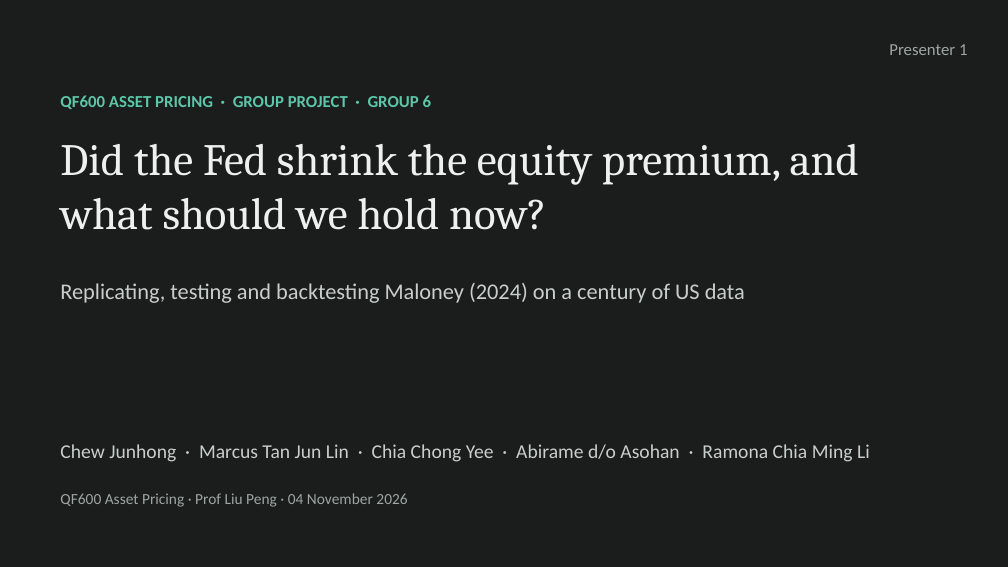
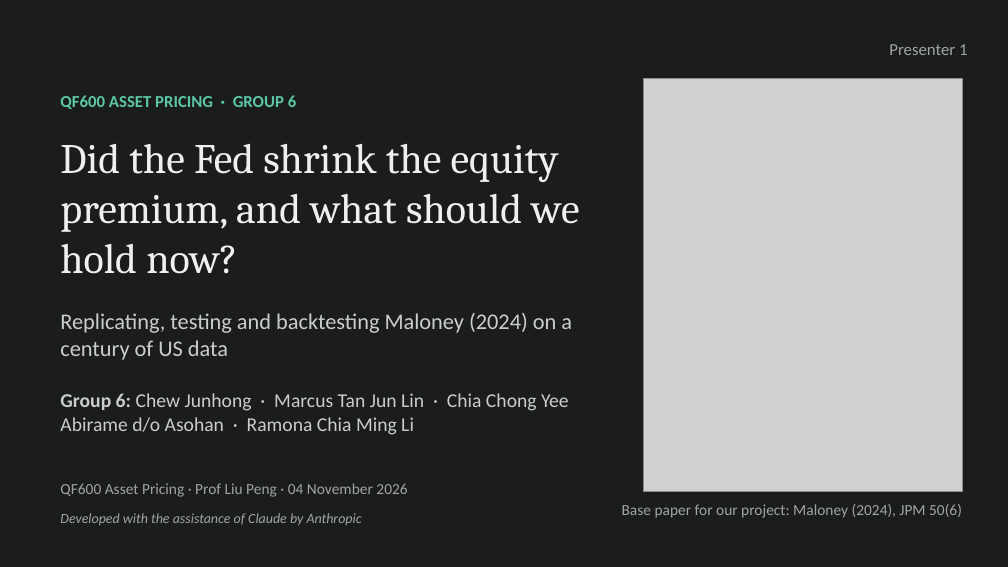
Before and after one commit to cyee02/MQF, a slide deck: slide 1 of QF600/Final Assignment/04 - Presentation Slides Group 6.pptx. Drawn at 1008x567 pixels with LibreOffice and Linux fonts; fonts in the diff are those of the drawing; grey boxes stand for pictures. Boxes give left, top, right and bottom in pixels: in the first picture for what was removed or moved away, otherwise in the second. Text is boxed around its words. In the diff, an @@ line names an element or a change of style, - is before the commit and + after.

```diff
--- a/QF600/Final Assignment/04 - Presentation Slides Group 6.pptx
+++ b/QF600/Final Assignment/04 - Presentation Slides Group 6.pptx
@@ picture added at (644, 79, 963, 492) @@
@@ text at (60, 95, 296, 109): text changed @@
-QF600 ASSET PRICING · GROUP PROJECT · GROUP 6
+QF600 ASSET PRICING · GROUP 6
@@ text "Did the Fed shrink the ..." at (60, 144, 579, 274): size 32 to 30 pt @@
@@ text "Replicating, testing and backtesting Maloney ..." rewrapped from (60, 283, 745, 303) to (60, 313, 572, 360) @@
@@ text at (60, 393, 569, 435): text changed @@
-Chew Junhong · Marcus Tan Jun Lin · Chia Chong Yee · Abirame d/o Asohan · Ramona Chia Ming Li
+Group 6: Chew Junhong · Marcus Tan Jun Lin · Chia Chong Yee
+Abirame d/o Asohan · Ramona Chia Ming Li
@@ text "QF600 Asset Pricing · Prof ...": place and size @@
-text "QF600 Asset Pricing · Prof ..." at (60, 493, 407, 507)
+text "QF600 Asset Pricing · Prof ..." at (60, 483, 407, 497)
@@ text added at (622, 504, 962, 518), 11 pt, text #9EA6A3 @@
+Base paper for our project: Maloney (2024), JPM 50(6)
@@ text added at (60, 513, 362, 525), 10 pt, text #9EA6A3, italic @@
+Developed with the assistance of Claude by Anthropic
```
Also in this commit, not shown: 18 other slides changed, 7 slides added, 29 other files.
